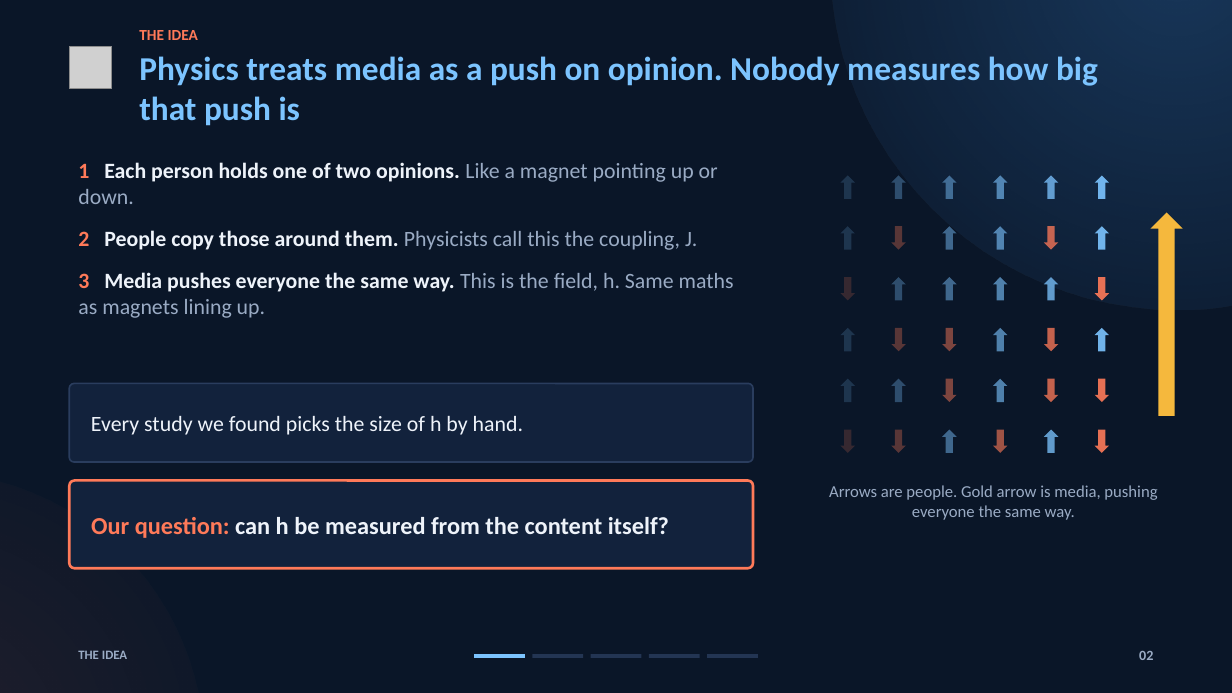
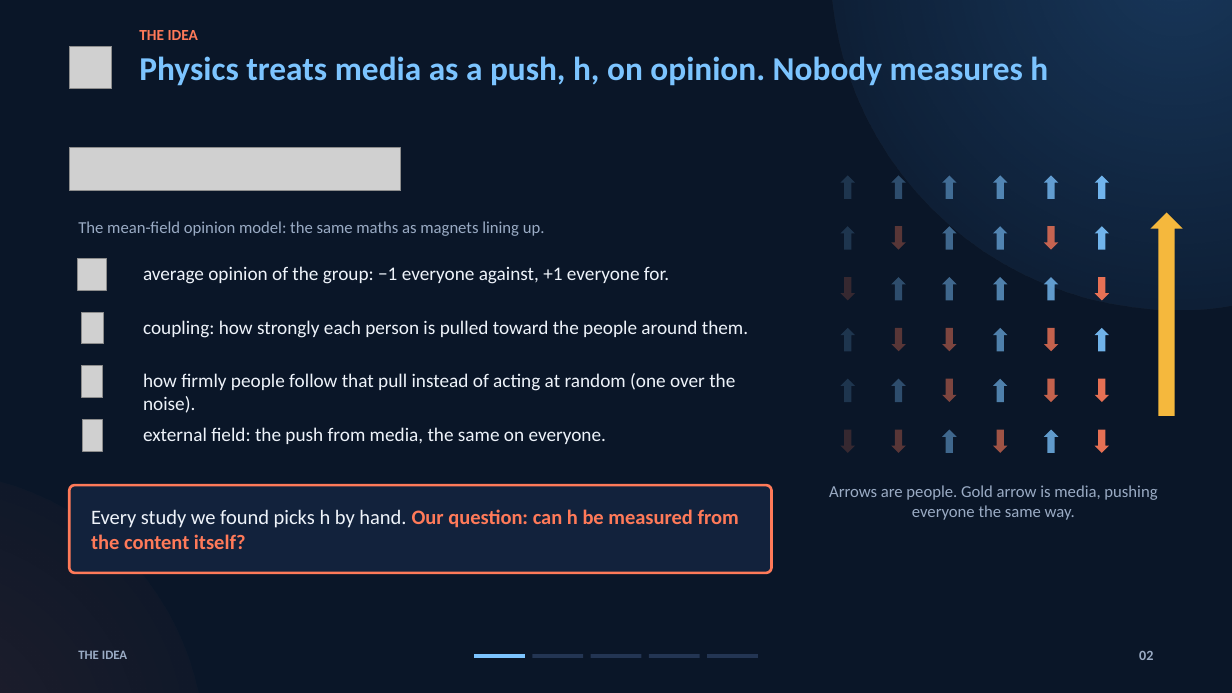
Before and after one commit to brn-mwai/monarch, a slide deck: slide 2 of docs/defence/Monarch_Supervisor_Deck.pptx. Drawn at 1232x693 pixels with LibreOffice and Linux fonts; fonts in the diff are those of the drawing; grey boxes stand for pictures. Boxes give left, top, right and bottom in pixels: in the first picture for what was removed or moved away, otherwise in the second. Text is boxed around its words. In the diff, an @@ line names an element or a change of style, - is before the commit and + after.

Commit message:
Split the supervisor deck into clean and scripted copies, typeset the maths
Clean deck: 15 slides, no script. Scripted deck: the same slides on taller
pages with the script and numbers to say under each, then likely questions
and a plain-words sheet. Equations are typeset (mathtext, Computer Modern)
and every symbol (m, J, beta, h, X, alpha, h_c, Delta X, eta squared, d) is
defined where it appears.

```diff
--- a/docs/defence/Monarch_Supervisor_Deck.pptx
+++ b/docs/defence/Monarch_Supervisor_Deck.pptx
@@ text at [139,56,1048,86]: text changed @@
-Physics treats media as a push on opinion. Nobody measures how big that push is
+Physics treats media as a push, h, on opinion. Nobody measures h
@@ picture added at [69,148,401,191] @@
@@ text removed at [78,162,734,318] @@
-1 Each person holds one of two opinions. Like a magnet pointing up or down.
-2 People copy those around them. Physicists call this the coupling, J.
-3 Media pushes everyone the same way. This is the field, h. Same maths as magnets lining up.
@@ text added at [78,221,545,236], 13 pt, text #9AABC4 @@
+The mean-field opinion model: the same maths as magnets lining up.
@@ picture added at [78,259,106,290] @@
@@ text added at [143,266,669,284], 15 pt, text #EEF3FA @@
+average opinion of the group: −1 everyone against, +1 everyone for.
@@ picture added at [81,312,104,344] @@
@@ text added at [143,320,748,338], 15 pt, text #EEF3FA @@
+coupling: how strongly each person is pulled toward the people around them.
@@ rounded rectangle removed at [69,384,753,462] @@
-Every study we found picks the size of h by hand.
@@ picture added at [82,366,104,397] @@
@@ text added at [143,373,735,413], 15 pt, text #EEF3FA @@
+how firmly people follow that pull instead of acting at random (one over the noise).
@@ picture added at [83,420,103,451] @@
@@ text added at [143,427,606,444], 15 pt, text #EEF3FA @@
+external field: the push from media, the same on everyone.
@@ rounded rectangle "Every study we found picks ...": place and size @@
-rounded rectangle "Every study we found picks ..." at [69,481,753,568]
+rounded rectangle "Every study we found picks ..." at [69,485,772,573]
@@ text in rounded rectangle at [91,509,739,549]: text changed; size 19 to 16 pt; text colour #EEF3FA to #FF7A59 @@
-Our question: can h be measured from the content itself?
+Every study we found picks h by hand. Our question: can h be measured from the content itself?
```
Also in this commit, not shown: 5 other slides changed, 21 other files.
